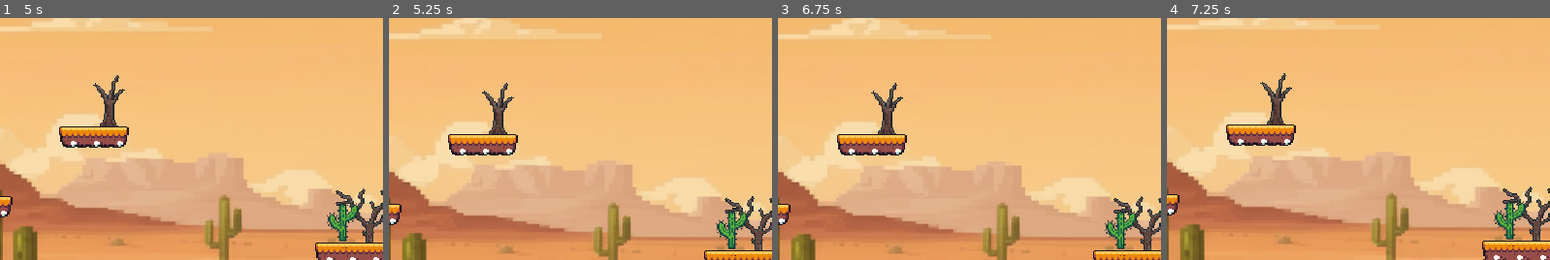
Above: before the commit, frames 1-4 (left to right).
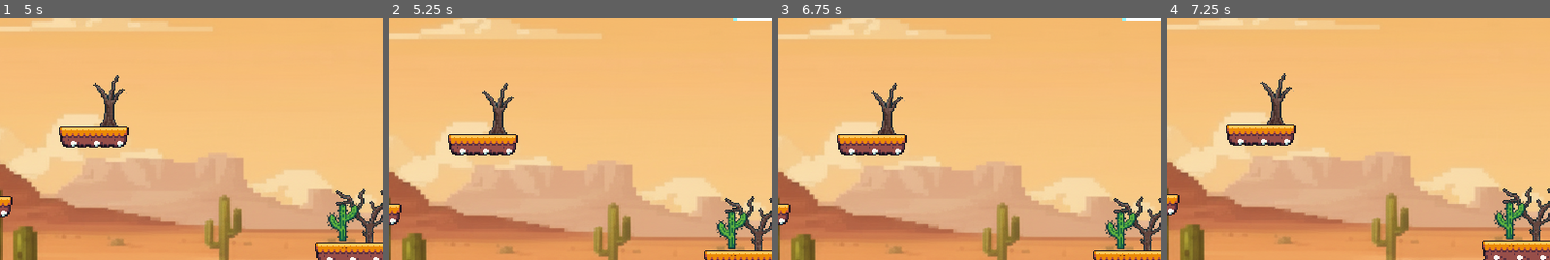
Above: after the commit, the same moments.

Repository: steamorim/Jogo_Green_Horizon
Game: Godot game, scene res://scene/fase3_deserto.tscn
Two runs of this game, one before a commit and one after it. Both use one fixed random seed, a clock stepped at 60 frames per second and the inputs below. This scene is started directly instead of the project's main scene.
Inputs:
- Up to frame 1 (5 s): hold Right (right) 0.53-2.03 s; tap Up (jump) at 0.77, 1.52, 3.02, 3.77, 4.52 s; hold A (left) 2.03-2.78 s; hold Right (right) 2.78-4.28 s; hold A (left) from 4.28 s (still down)
- Up to frame 2 (5.25 s): release A (left) at 5.03 s; hold Right (right) from 5.03 s (still down)
- Up to frame 3 (6.75 s): release Right (right) at 5.78 s; hold A (left) from 5.78 s (still down); tap Up (jump) at 6.02 s
- Up to frame 4 (7.25 s): keep holding A (left); tap Up (jump) at 6.77 s
The pictures show only the part of the screen within x 50-100%, y 0-50%; the shares and areas given below are measured in that part.

Frame 1 is identical in both runs. In frame 2, 0.1% of the frame differs, in the area x 89-100%, y 0-2%; in frame 3, 0.1%; in frame 4, nothing differs.

Commit message:
add-nuvens

Diff:
--- a/scene/fase3_deserto.tscn
+++ b/scene/fase3_deserto.tscn
@@ -6,6 +6,7 @@
 [ext_resource type="Texture2D" uid="uid://b82tnebqchyh0" path="res://sprites/elementos/deserto entitie2s.png" id="3_8se6o"]
 [ext_resource type="Texture2D" uid="uid://ckesrk1qbk3rf" path="res://sprites/backgrounds/deserto1.png" id="3_yfq2k"]
 [ext_resource type="Texture2D" uid="uid://dru4gncdctaed" path="res://sprites/elementos/deserto entities.png" id="4_oswql"]
+[ext_resource type="Texture2D" uid="uid://c5b2y63xsk66b" path="res://sprites/Seasonal Tilesets/Seasonal Tilesets/1 - Grassland/Background parts/3 - Cloud_cover_1.png" id="7_8se6o"]
 
 [sub_resource type="TileSetAtlasSource" id="TileSetAtlasSource_oswql"]
 texture = ExtResource("1_8se6o")
@@ -217,3 +218,15 @@
 
 [node name="Ayla" parent="." instance=ExtResource("1_21w8a")]
 position = Vector2(28, 420)
+
+[node name="ParallaxBackground2" type="ParallaxBackground" parent="."]
+
+[node name="camada1" type="ParallaxLayer" parent="ParallaxBackground2"]
+motion_scale = Vector2(1.5, 1.5)
+motion_mirroring = Vector2(650, 0)
+
+[node name="Sprite2D" type="Sprite2D" parent="ParallaxBackground2/camada1"]
+position = Vector2(5.684342e-14, 1.0000076)
+scale = Vector2(2.4161654, 2.3894231)
+texture = ExtResource("7_8se6o")
+centered = false
--- a/scene/fase4_cidade.tscn
+++ b/scene/fase4_cidade.tscn
@@ -8,6 +8,7 @@
 [ext_resource type="PackedScene" uid="uid://cjlmosu27ht6m" path="res://entities/ayla.tscn" id="4_6j7gl"]
 [ext_resource type="Texture2D" uid="uid://cyh5jx2ii0mtw" path="res://sprites/Seasonal Tilesets/Seasonal Tilesets/5 - Misc. universal tiles/Snack_machine_Bench_Trash_bin (16 x 16).png" id="4_cgxv3"]
 [ext_resource type="Texture2D" uid="uid://b7id7hga1ajpq" path="res://sprites/Seasonal Tilesets/Seasonal Tilesets/5 - Misc. universal tiles/House (112 x 96).png" id="6_cgxv3"]
+[ext_resource type="Texture2D" uid="uid://c5b2y63xsk66b" path="res://sprites/Seasonal Tilesets/Seasonal Tilesets/1 - Grassland/Background parts/3 - Cloud_cover_1.png" id="9_o8ucq"]
 
 [sub_resource type="TileSetAtlasSource" id="TileSetAtlasSource_cgxv3"]
 texture = ExtResource("1_bo3mb")
@@ -234,3 +235,15 @@
 
 [node name="Ayla" parent="." instance=ExtResource("4_6j7gl")]
 position = Vector2(12, 432)
+
+[node name="ParallaxBackground2" type="ParallaxBackground" parent="."]
+
+[node name="camada1" type="ParallaxLayer" parent="ParallaxBackground2"]
+motion_scale = Vector2(1.5, 1.5)
+motion_mirroring = Vector2(650, 0)
+
+[node name="Sprite2D" type="Sprite2D" parent="ParallaxBackground2/camada1"]
+position = Vector2(5.684342e-14, 1.0000076)
+scale = Vector2(2.4161654, 2.3894231)
+texture = ExtResource("9_o8ucq")
+centered = false
Not shown: 1 places in scene/fase3_deserto.tscn that only renumber resources
Not shown: 1 places in scene/fase4_cidade.tscn that only renumber resources
